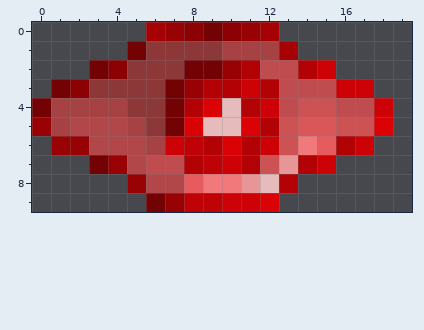
Pixel-art sprite -- Items/Materials/crimsoneyes.png. The picture above was drawn from the file before the commit.
The file is 40x20 pixels, drawn in blocks of 2x2; one block is one cell here.
And afterwards:
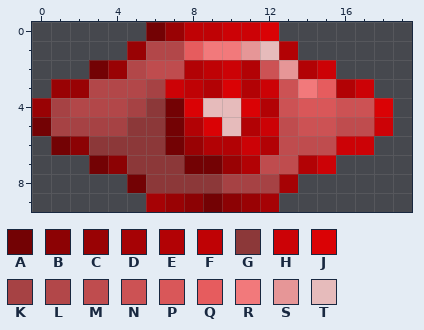
Palette (. is transparent): A #730204  B #8c0204  C #990204  D #a60205  E #b20205  F #bf0205  G #8c3839  H #cc0206  J #da0205  K #a64244  L #b24749  M #bf4c4e  N #cc5254  P #d95759  Q #e65c5e  R #f2797b  S #e69697  T #e6bbbb
Edits made:
@@ x 0..19 @@
- 0 ......DCBABCD.......
- 1 .....AGGGGKKKD......
- 2 ...ABGGGAACEMMEH....
- 3 .ABGGGGACEEHEMMMHH..
- 4 AKKKKGGAEJTEHMNNMMH.
- 5 CKLLLKGAJTTJENPPNNJ.
- 6 .CCLLLKHFEJEHNRQEH..
- 7 ...ACLMMEFHENSEH....
- 8 .....CLLQRRSTE......
- 9 ......ACFFHHJ.......
+ 0 ......ACFFHHJ.......
+ 1 .....CLLQRRSTE......
+ 2 ...ACLMMEFHENSEH....
+ 3 .CCLLLKHFEJEHNRQEH..
+ 4 CKLLLKGAJTTJENPPNNJ.
+ 5 AKKKKGGAEJTEHMNNMMH.
+ 6 .ABGGGGACEEHEMMMHH..
+ 7 ...ABGGGAACEMMEH....
+ 8 .....AGGGGKKKD......
+ 9 ......DCBABCD.......
Changed places in both pictures, as pixel boxes (x1, y1, x2, y2):
changed: (32, 22, 393, 212)
